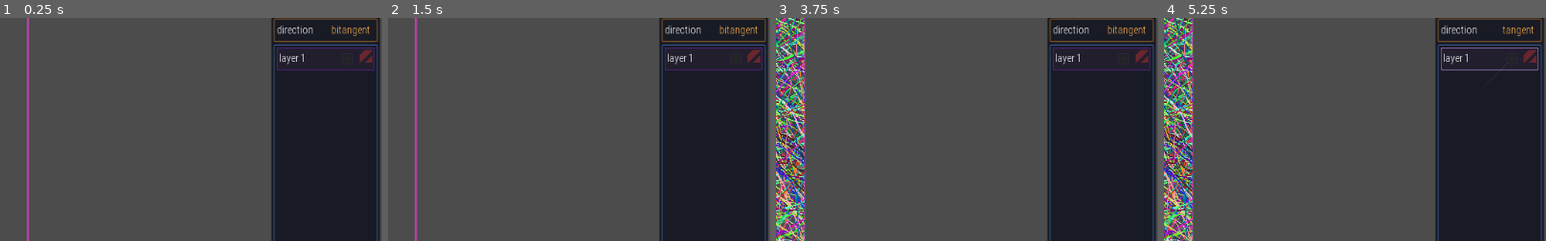
Above: before the commit, frames 1-4 (left to right).
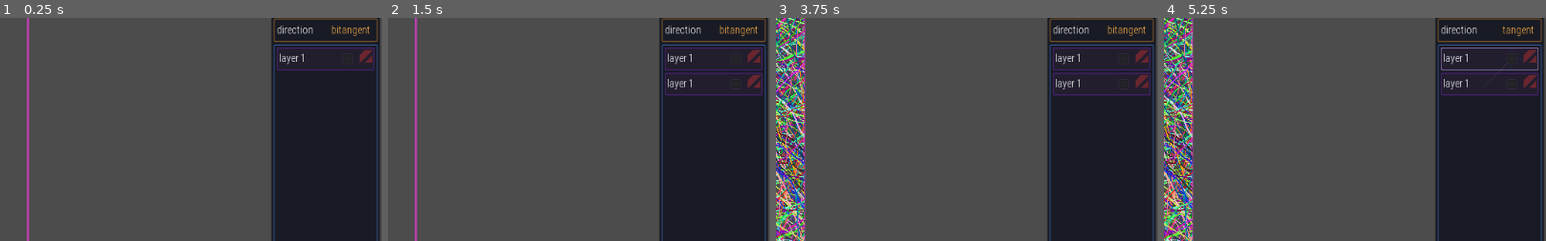
Above: after the commit, the same moments.

Repository: ioxu/microscratches-generator
Game: Godot game, scene res://scenes/main.tscn
The game is run twice, just before and just after one commit, with the same random seed, the same clock (stepped at 60 frames per second) and the same inputs.
Inputs (mouse positions are % of the whole screen's width and height, from its top left):
- Up to frame 1 (0.25 s): no input
- Up to frame 2 (1.5 s): click (87, 82) at 0.5 s; click (89, 82) at 1.25 s
- Up to frame 3 (3.75 s): click "file" at 2 s; click "1k (1024x1024)" at 2.75 s; click "generate" at 3.5 s
- Up to frame 4 (5.25 s): click "bitangent" at 4.25 s; click (96, 36) at 5.02 s
The pictures show only the part of the screen within x 50-100%, y 26-76%; the shares and areas given below are measured in that part.

The runs differ from the first frame. In frame 2, 0.8% of the frame differs, in the area x 72-98%, y 24-36%; in frame 3, 0.8%; in frame 4, 0.8%.
Error in both runs: Assertion failed: This project must only be developed in engine versions 3.2.3 and earlier (res://scenes/main.gd:26)

Commit message:
add layerManager, de/select layers

Diff:
--- a/scenes/layer.gd
+++ b/scenes/layer.gd
@@ -4,17 +4,23 @@
 export var border_colour_hilight := Color(0.56, 0.15, 0.89, 0.64)
 export var border_colour_selected := Color(0.56, 0.15, 0.89, 0.64)
 
+export var background_colour := Color(0.435294, 0.211765, 0.505882, 0.109804)
+export var background_colour_hilight := Color(0.435294, 0.211765, 0.505882, 0.109804)
 
 var selected = false
 var hilighted = false
 
 var style_panel : StyleBox
 
+signal selected( selected_layer )
+signal deselected( deselected_layer )
+
 
 func _ready() -> void:
 	set("custom_styles/panel", get("custom_styles/panel").duplicate() )
 	style_panel = get("custom_styles/panel")
 	style_panel.border_color = border_colour
+	style_panel.bg_color = background_colour
 
 
 func _input(event: InputEvent) -> void:
@@ -24,21 +30,28 @@
 				if event.pressed:
 					selected = !selected
 					update_selected()
+					if selected:
+						emit_signal("selected", self)
+					else:
+						emit_signal("deselected", self)
 
 
 func update_selected() -> void:
 	if selected:
 		style_panel.border_color = border_colour_hilight
-		style_panel.border_width_left = 3
-		style_panel.border_width_right = 3
-		style_panel.border_width_top = 3
-		style_panel.border_width_bottom = 3
+		style_panel.bg_color = background_colour_hilight
+		style_panel.border_width_left = 1.5
+		style_panel.border_width_right = 1.5
+		style_panel.border_width_top = 1.5
+		style_panel.border_width_bottom = 1.5
 	else:
 		style_panel.border_color = border_colour
+		style_panel.bg_color = background_colour
 		style_panel.border_width_left = 1
 		style_panel.border_width_right = 1
 		style_panel.border_width_top = 1
 		style_panel.border_width_bottom = 1
+
 
 func _on_layer_PanelContainer_mouse_entered() -> void:
 	hilighted = true
--- a/scenes/layer.tscn
+++ b/scenes/layer.tscn
@@ -15,6 +15,7 @@
 corner_radius_top_right = 2
 corner_radius_bottom_right = 2
 corner_radius_bottom_left = 2
+corner_detail = 3
 
 [sub_resource type="DynamicFont" id=2]
 size = 14
@@ -31,6 +32,8 @@
 }
 border_colour_hilight = Color( 0.815686, 0.627451, 0.964706, 0.87451 )
 border_colour_selected = Color( 0.658824, 0.584314, 1, 1 )
+background_colour = Color( 0.435294, 0.211765, 0.505882, 0.109804 )
+background_colour_hilight = Color( 0.537255, 0.298039, 0.611765, 0.376471 )
 
 [node name="MarginContainer" type="MarginContainer" parent="."]
 margin_left = 1.0
--- /dev/null
+++ b/scenes/layerManager.gd
@@ -0,0 +1,47 @@
+extends Node
+
+export(NodePath) onready var ui_root = get_node( ui_root )
+
+var layers : Array
+var layerListContainer : VBoxContainer
+
+# layers
+const ui_layer = preload("res://scenes/layer.tscn")
+
+
+func _ready() -> void:
+	layerListContainer = ui_root.find_node("layerListContainer")
+	pprint("existing layers:")
+	for l in layerListContainer.get_children():
+		connect_layer_signals(l)
+		pprint("   %s"%l)
+
+
+func add_layer()->void:
+	pprint("add layer")
+	var l = ui_layer.instance()
+	layerListContainer.add_child(l)
+	connect_layer_signals(l)
+
+
+func _on_layer_selected( selected_layer )->void:
+	pprint("layer selected %s"%selected_layer)
+
+
+func _on_layer_deselected( deselected_layer )->void:
+	pprint("layer deselected %s"%deselected_layer)
+
+
+func print_layers() -> void:
+	pprint("layers:")
+	for l in layers:
+		print("  %s"%l)
+
+
+func connect_layer_signals(layer)->void:
+	layer.connect( "selected", self, "_on_layer_selected" )
+	layer.connect( "deselected", self, "_on_layer_deselected" )
+
+
+func pprint(thing) -> void:
+	print("[layerManager] %s"%str(thing))
--- a/scenes/main.tscn
+++ b/scenes/main.tscn
@@ -16,6 +16,7 @@
 [ext_resource path="res://textures/up-arrow.png" type="Texture" id=14]
 [ext_resource path="res://textures/down.png" type="Texture" id=15]
 [ext_resource path="res://scenes/layer.tscn" type="PackedScene" id=16]
+[ext_resource path="res://scenes/layerManager.gd" type="Script" id=17]
 
 [sub_resource type="ShaderMaterial" id=1]
 shader = ExtResource( 10 )
@@ -156,6 +157,10 @@
 cursor = NodePath("../cursor")
 custom_draw = NodePath("../custom_draw")
 
+[node name="layerManager" type="Node" parent="ui"]
+script = ExtResource( 17 )
+ui_root = NodePath("..")
+
 [node name="Control" type="Control" parent="ui"]
 anchor_right = 1.0
 anchor_bottom = 1.0
@@ -471,6 +476,7 @@
 
 [node name="layer_PanelContainer" parent="ui/Control/MarginContainer/VBoxContainer/Control/HBoxContainer/VBoxContainer/ …(181 unchanged characters)…
 margin_bottom = 30.0
+background_colour_hilight = Color( 0.556863, 0.321569, 0.627451, 0.388235 )
 
 [node name="layersControl_PanelContainer" type="PanelContainer" parent="ui/Control/MarginContainer/VBoxContainer/Control/HBoxContainer/VBoxContainer/PanelContainer/MarginContainer/VBoxContainer/VSplitContainer/layersPanel_PanelContainer/MarginContainer/VBoxContainer"]
 margin_top = 281.0
--- a/scenes/ui.gd
+++ b/scenes/ui.gd
@@ -43,9 +43,6 @@
 	"bitangent"
 ]
 
-# layers
-const layer = preload("res://scenes/layer.tscn")
-
 
 func _ready() -> void:
 	print("[ui] find labels")
@@ -80,9 +77,6 @@
 	# state
 	Global.resolution = RESOLUTIONS[1][1] # TODO : hardcoded
 	Global.vector_direction = VECTOR_DIRECTIONS[VECTOR_DIRECTIONS.find(vector_direction_menu_button.get_text())]
-
-	# layers
-	layerListContainer = self.find_node("layerListContainer")
 
 
 func _process(_delta: float) -> void:
@@ -181,15 +175,14 @@
 # layers -----------------------------------------------------------------------
 func _on_addLayer_TextureButton_pressed() -> void:
 	print("[ui][layers] add layer")
-	var l = layer.instance()
-	layerListContainer.add_child(l)
+	$layerManager.add_layer()
 
 
 func _on_removeLayer_TextureButton_pressed() -> void:
 	print("[ui][layers] remove layer")
-	if layerListContainer.get_child_count() > 0:
-		var l = layerListContainer.get_child(0)
-		l.queue_free()
+#	if layerListContainer.get_child_count() > 0:
+#		var l = layerListContainer.get_child(0)
+#		l.queue_free()
 
 
 func _on_moveLayerUp_TextureButton_pressed() -> void:
Not shown: 2 places in scenes/main.tscn that only renumber resources
